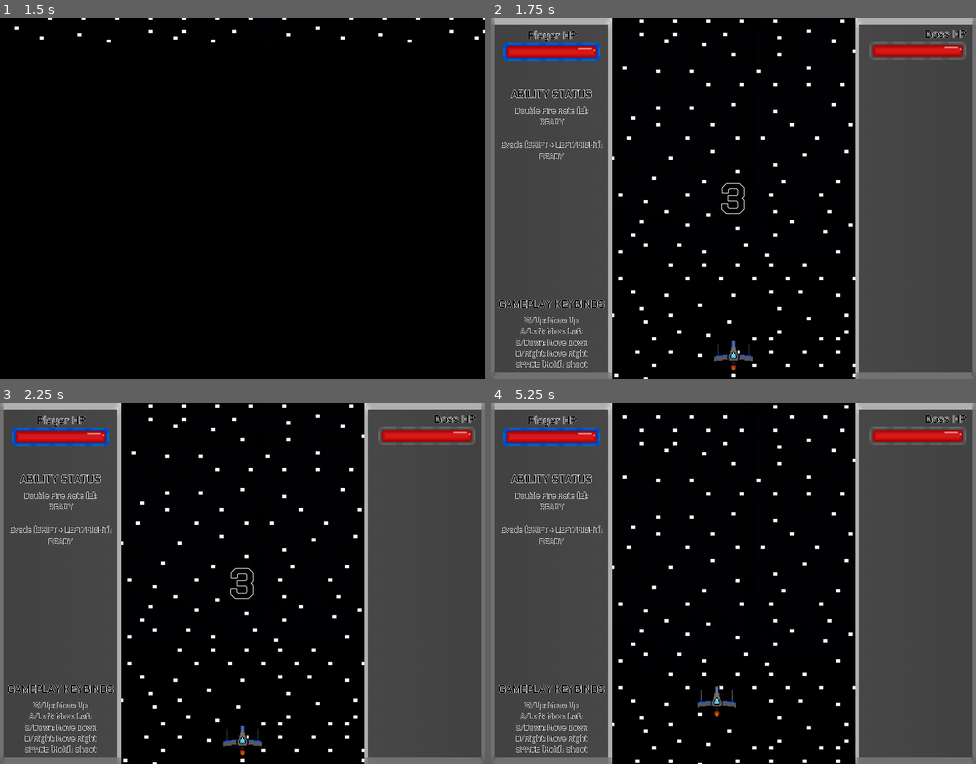
Above: before the commit, frames 1-4 (two rows, left to right).
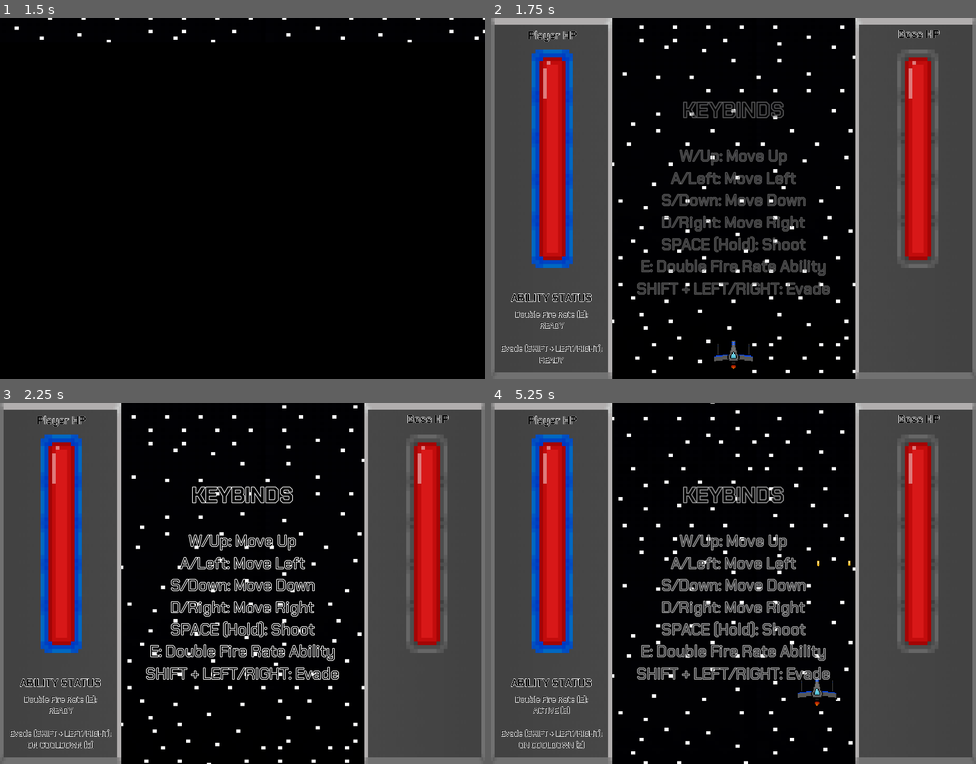
Above: after the commit, the same moments.

Repository: Cecilist/Final-BossFightBulletShooter
Game: Godot game, scene res://Menu/MainMenu.tscn
The game is run twice, just before and just after one commit, with the same random seed, the same clock (stepped at 60 frames per second) and the same inputs.
Inputs:
- Up to frame 1 (1.5 s): click "PLAY" at 0.5 s; click "PLAY" at 1.25 s
- Up to frame 2 (1.75 s): no input
- Up to frame 3 (2.25 s): tap Enter (play_game) at 2 s; hold D (move_right) from 2.03 s (still down); hold Shift (evade) from 2.03 s (still down)
- Up to frame 4 (5.25 s): release D (move_right) at 2.78 s; release Shift (evade) at 2.78 s; hold S (move_down) 2.78-3.53 s; tap one key every 0.75 s from 2.85 s: E (fire_rate_ability) Enter (play_game) Space (shoot) Tab (to_next_screen); hold D (move_right) 3.53-4.28 s; hold W (move_up) 4.28-5.03 s; hold A (move_left) from 5.03 s (still down)

Frame 1 is identical in both runs. In frame 2, 19% of the frame differs, in the area x 1-98%, y 0-100%; in frame 3, 18%; in frame 4, 19%.

Commit message:
Update HUD

Diff:
--- a/project/HUD/HUD.tscn
+++ b/project/HUD/HUD.tscn
@@ -34,16 +34,6 @@
 font_data = ExtResource( 6 )
 
 [sub_resource type="DynamicFont" id=6]
-size = 48
-outline_size = 2
-font_data = ExtResource( 6 )
-
-[sub_resource type="DynamicFont" id=7]
-size = 64
-outline_size = 2
-font_data = ExtResource( 7 )
-
-[sub_resource type="DynamicFont" id=8]
 size = 48
 outline_size = 2
 font_data = ExtResource( 6 )
@@ -84,21 +74,25 @@
 }
 
 [node name="PlayerHealth" type="Sprite" parent="PlayerHUD"]
-position = Vector2( -229.828, -4.14578 )
+position = Vector2( -59.1267, 1342.23 )
+rotation = -1.5708
+scale = Vector2( 2.25, 2.25 )
 texture = ExtResource( 1 )
 centered = false
 
 [node name="PlayerHealthOutline" type="Sprite" parent="PlayerHUD"]
-position = Vector2( 60.1719, 50.8542 )
+position = Vector2( 65, 690 )
+rotation = -1.5708
+scale = Vector2( 2.25, 2.25 )
 texture = ExtResource( 4 )
 
 [node name="AbilityCooldownLabel" type="Label" parent="PlayerHUD"]
 anchor_left = 0.624
 anchor_right = 0.624
 margin_left = -181.922
-margin_top = 260.936
+margin_top = 1479.68
 margin_right = 299.078
-margin_bottom = 344.936
+margin_bottom = 1563.68
 custom_fonts/font = SubResource( 2 )
 custom_colors/font_color = Color( 0, 0, 0, 1 )
 text = "ABILITY STATUS"
@@ -108,9 +102,9 @@
 
 [node name="FireRateAbilityLabel" type="Label" parent="PlayerHUD"]
 margin_left = -280.0
-margin_top = 372.0
+margin_top = 1590.75
 margin_right = 399.0
-margin_bottom = 435.0
+margin_bottom = 1653.75
 custom_fonts/font = SubResource( 3 )
 custom_colors/font_color = Color( 0, 0, 0, 1 )
 text = "Double Fire Rate (E):"
@@ -122,9 +116,9 @@
 
 [node name="FireRateStatusLabel" type="Label" parent="PlayerHUD"]
 margin_left = -278.0
-margin_top = 438.0
+margin_top = 1656.75
 margin_right = 400.0
-margin_bottom = 501.0
+margin_bottom = 1719.75
 custom_fonts/font = SubResource( 4 )
 custom_colors/font_color = Color( 0, 0, 0, 1 )
 text = "READY"
@@ -136,9 +130,9 @@
 
 [node name="EvadeAbilityLabel" type="Label" parent="PlayerHUD"]
 margin_left = -279.0
-margin_top = 575.0
+margin_top = 1793.75
 margin_right = 400.0
-margin_bottom = 638.0
+margin_bottom = 1856.75
 custom_fonts/font = SubResource( 5 )
 custom_colors/font_color = Color( 0, 0, 0, 1 )
 text = "Evade (SHIFT + LEFT/RIGHT):"
@@ -150,44 +144,12 @@
 
 [node name="EvadeStatusLabel" type="Label" parent="PlayerHUD"]
 margin_left = -282.0
-margin_top = 645.656
+margin_top = 1864.4
 margin_right = 401.0
-margin_bottom = 708.656
+margin_bottom = 1927.4
 custom_fonts/font = SubResource( 6 )
 custom_colors/font_color = Color( 0, 0, 0, 1 )
 text = "READY"
-align = 1
-valign = 1
-__meta__ = {
-"_edit_use_anchors_": false
-}
-
-[node name="GameplayKeybindsHeader" type="Label" parent="PlayerHUD"]
-margin_left = -271.223
-margin_top = 1519.39
-margin_right = 389.777
-margin_bottom = 1603.39
-custom_fonts/font = SubResource( 7 )
-custom_colors/font_color = Color( 0, 0, 0, 1 )
-text = "GAMEPLAY KEYBINDS"
-align = 1
-valign = 1
-__meta__ = {
-"_edit_use_anchors_": false
-}
-
-[node name="GameplayKeybindsLabel" type="Label" parent="PlayerHUD"]
-margin_left = -161.27
-margin_top = 1592.54
-margin_right = 279.73
-margin_bottom = 1985.54
-custom_fonts/font = SubResource( 8 )
-custom_colors/font_color = Color( 0, 0, 0, 1 )
-text = "W/Up: Move Up
-A/Left: Move Left
-S/Down: Move Down
-D/Right: Move Right
-SPACE (Hold): Shoot"
 align = 1
 valign = 1
 __meta__ = {
@@ -205,18 +167,22 @@
 flip_h = true
 
 [node name="BossHealth" type="Sprite" parent="BossHUD"]
-position = Vector2( -326.022, -10.5026 )
+position = Vector2( -158.966, 1342.38 )
+rotation = -1.5708
+scale = Vector2( 2.25, 2.25 )
 texture = ExtResource( 1 )
 centered = false
 
 [node name="BossHealthOutline" type="Sprite" parent="BossHUD"]
-position = Vector2( -36.022, 44.4974 )
+position = Vector2( -35, 690 )
+rotation = -1.5708
+scale = Vector2( 2.25, 2.25 )
 texture = ExtResource( 2 )
 
 [node name="BossHPLabel" type="Label" parent="BossHUD"]
-margin_left = 6.20404
+margin_left = -155.016
 margin_top = -95.5026
-margin_right = 254.204
+margin_right = 92.9838
 margin_bottom = -11.5026
 custom_fonts/font = SubResource( 9 )
 custom_colors/font_color = Color( 0, 0, 0, 1 )
@@ -226,8 +192,3 @@
 __meta__ = {
 "_edit_use_anchors_": false
 }
-
-[node name="Label" type="Label" parent="."]
-margin_left = 1451.0
-margin_right = 1491.0
-margin_bottom = 14.0
--- a/project/Level/Level.gd
+++ b/project/Level/Level.gd
@@ -2,7 +2,7 @@
 extends Node2D
 
 
-var is_paused: bool = true
+var is_paused: bool = false
 var is_game_over: bool = false
 var is_won_game: bool = false
 var is_unpaused: bool= true
@@ -13,10 +13,10 @@
 
 
 func _ready():
-	$Timers/UnpauseTimer.start()
-	get_tree().paused = true
+	$Overlay/Transition.fade_in()
 	is_game_over = false
 	is_won_game = false
+	$AnimationPlayer.play("ShowKeybinds")
 
 
 func _input(_event):
@@ -45,11 +45,11 @@
 		_show_unpause_timer()
 
 
-	$Overlay/HUD/PlayerHUD/PlayerHealth.scale.x = $Player.player_health_percent
+	$Overlay/HUD/PlayerHUD/PlayerHealth.scale.x = 2.25 * $Player.player_health_percent
 	if $Player.player_health_percent == 0:
 		show_game_over()
 
-	$Overlay/HUD/BossHUD/BossHealth.scale.x = $Boss.boss_health_percent
+	$Overlay/HUD/BossHUD/BossHealth.scale.x = 2.25 * $Boss.boss_health_percent
 	if $Boss.boss_health_percent == 0:
 		show_won_game()
 
@@ -70,8 +70,7 @@
 	is_paused = true
 	if is_won_game == false and is_game_over == false:
 		is_unpaused = false
-		$Overlay/PauseMenu/InGameResumeButton.disabled = false # Previous position: -45, 170
-#		$Overlay/PauseMenu/InGameRestartButton.disabled = false
+		$Overlay/PauseMenu/InGameResumeButton.disabled = false
 		$Overlay/PauseMenu/InGameToMenuButton.disabled = false
 		$Overlay/PauseMenu/InGameQuitButton.disabled = false
 		$Overlay/PauseMenu.visible = true
@@ -80,7 +79,6 @@
 func _unpause_game():
 	is_unpaused = true
 	$Overlay/PauseMenu/InGameResumeButton.disabled = true
-	#$Overlay/PauseMenu/InGameRestartButton.disabled = true #currently breaks game
 	$Overlay/PauseMenu/InGameToMenuButton.disabled = true
 	$Overlay/PauseMenu/InGameQuitButton.disabled = true
 	$Overlay/PauseMenu.visible = false
@@ -91,7 +89,6 @@
 	is_game_over = true
 	$Overlay/GameOver.visible = true
 	$Overlay/EndButtons.visible = true
-	#$Overlay/EndButtons/ReplayButton.disabled = false #currently breaks game
 	$Overlay/EndButtons/ToMenuButton.disabled = false
 	$Overlay/EndButtons/QuitButton.disabled = false
 
@@ -100,7 +97,6 @@
 	is_won_game = true
 	$Overlay/WonGame.visible = true
 	$Overlay/EndButtons.visible = true
-#	$Overlay/EndButtons/ReplayButton.disabled = false #currently breaks game
 	$Overlay/EndButtons/ToMenuButton.disabled = false
 	$Overlay/EndButtons/QuitButton.disabled = false
 
--- a/project/Level/Level.tscn
+++ b/project/Level/Level.tscn
@@ -6,6 +6,8 @@
 [ext_resource path="res://Font/ChakraPetch-SemiBold.ttf" type="DynamicFontData" id=4]
 [ext_resource path="res://Level/Level.gd" type="Script" id=5]
 [ext_resource path="res://HUD/HUD.tscn" type="PackedScene" id=6]
+[ext_resource path="res://Transitions/Transition.tscn" type="PackedScene" id=7]
+[ext_resource path="res://Font/ChakraPetch-Regular.ttf" type="DynamicFontData" id=8]
 
 [sub_resource type="SegmentShape2D" id=1]
 a = Vector2( 0, 544.57 )
@@ -79,46 +81,49 @@
 outline_size = 2
 font_data = ExtResource( 3 )
 
-[sub_resource type="Shader" id=18]
-code = "shader_type canvas_item;
-
-uniform float percent = 1;
-
-void fragment() {
-	vec4 color = vec4(0,0,0,255);
-
-	if (UV.y < percent) {
-		COLOR = color;
-	}
-	else {
-		COLOR = vec4(0,0,0,0);
-	}
-}"
-
-[sub_resource type="ShaderMaterial" id=19]
-shader = SubResource( 18 )
-shader_param/percent = 0.0
-
-[sub_resource type="RectangleShape2D" id=16]
+[sub_resource type="RectangleShape2D" id=18]
 extents = Vector2( 657.375, 10 )
 
-[sub_resource type="RectangleShape2D" id=17]
+[sub_resource type="RectangleShape2D" id=19]
 extents = Vector2( 18.1653, 624.438 )
 
 [sub_resource type="Animation" id=20]
-resource_name = "FadeIn"
+resource_name = "ShowKeybinds"
+length = 4.0
 tracks/0/type = "value"
-tracks/0/path = NodePath("Overlay/ColorRect:material:shader_param/percent")
+tracks/0/path = NodePath("Keybinds/KeybindHeaderLabel:self_modulate")
 tracks/0/interp = 1
 tracks/0/loop_wrap = true
 tracks/0/imported = false
 tracks/0/enabled = true
 tracks/0/keys = {
-"times": PoolRealArray( 0, 1 ),
-"transitions": PoolRealArray( 1, 1 ),
+"times": PoolRealArray( 0, 0.5, 3.5, 4 ),
+"transitions": PoolRealArray( 1, 1, 1, 1 ),
 "update": 0,
-"values": [ 1.0, 0.0 ]
-}
+"values": [ Color( 1, 1, 1, 0 ), Color( 1, 1, 1, 1 ), Color( 1, 1, 1, 1 ), Color( 1, 1, 1, 0 ) ]
+}
+tracks/1/type = "value"
+tracks/1/path = NodePath("Keybinds/KeybindLabel:self_modulate")
+tracks/1/interp = 1
+tracks/1/loop_wrap = true
+tracks/1/imported = false
+tracks/1/enabled = true
+tracks/1/keys = {
+"times": PoolRealArray( 0, 0.5, 3.5, 4 ),
+"transitions": PoolRealArray( 1, 1, 1, 1 ),
+"update": 0,
+"values": [ Color( 1, 1, 1, 0 ), Color( 1, 1, 1, 1 ), Color( 1, 1, 1, 1 ), Color( 1, 1, 1, 0 ) ]
+}
+
+[sub_resource type="DynamicFont" id=21]
+size = 64
+outline_size = 2
+font_data = ExtResource( 3 )
+
+[sub_resource type="DynamicFont" id=22]
+size = 48
+outline_size = 2
+font_data = ExtResource( 8 )
 
 [node name="Level" type="Node2D"]
 pause_mode = 2
@@ -412,15 +417,10 @@
 "_edit_use_anchors_": false
 }
 
-[node name="ColorRect" type="ColorRect" parent="Overlay"]
-visible = false
-material = SubResource( 19 )
-margin_right = 1450.0
-margin_bottom = 1080.0
-color = Color( 0, 0, 0, 1 )
-__meta__ = {
-"_edit_use_anchors_": false
-}
+[node name="Transition" parent="Overlay" instance=ExtResource( 7 )]
+visible = false
+position = Vector2( 725, 540 )
+z_index = 5
 
 [node name="Timers" type="Node" parent="."]
 
@@ -432,22 +432,67 @@
 
 [node name="CollisionShape2D" type="CollisionShape2D" parent="BulletDespawnPoint"]
 position = Vector2( 360.338, -71.4718 )
-shape = SubResource( 16 )
+shape = SubResource( 18 )
 
 [node name="CollisionShape2D2" type="CollisionShape2D" parent="BulletDespawnPoint"]
 position = Vector2( 360.338, 1138.97 )
-shape = SubResource( 16 )
+shape = SubResource( 18 )
 
 [node name="CollisionShape2D3" type="CollisionShape2D" parent="BulletDespawnPoint"]
 position = Vector2( -275.785, 536.394 )
-shape = SubResource( 17 )
+shape = SubResource( 19 )
 
 [node name="CollisionShape2D4" type="CollisionShape2D" parent="BulletDespawnPoint"]
 position = Vector2( 1028.36, 536.394 )
-shape = SubResource( 17 )
+shape = SubResource( 19 )
 
 [node name="AnimationPlayer" type="AnimationPlayer" parent="."]
-anims/FadeIn = SubResource( 20 )
+anims/ShowKeybinds = SubResource( 20 )
+
+[node name="Keybinds" type="Control" parent="."]
+self_modulate = Color( 1, 1, 1, 0 )
+margin_top = 98.7781
+margin_right = 40.0
+margin_bottom = 138.778
+__meta__ = {
+"_edit_use_anchors_": false
+}
+
+[node name="KeybindHeaderLabel" type="Label" parent="Keybinds"]
+self_modulate = Color( 1, 1, 1, 0 )
+margin_left = 205.0
+margin_top = 135.975
+margin_right = 515.0
+margin_bottom = 219.975
+custom_fonts/font = SubResource( 21 )
+custom_colors/font_color = Color( 0, 0, 0, 1 )
+text = "KEYBINDS"
+align = 1
+valign = 1
+__meta__ = {
+"_edit_use_anchors_": false
+}
+
+[node name="KeybindLabel" type="Label" parent="Keybinds"]
+self_modulate = Color( 1, 1, 1, 0 )
+margin_left = 62.0
+margin_top = 281.817
+margin_right = 658.0
+margin_bottom = 740.817
+custom_fonts/font = SubResource( 22 )
+custom_colors/font_color = Color( 0, 0, 0, 1 )
+text = "W/Up: Move Up
+A/Left: Move Left
+S/Down: Move Down
+D/Right: Move Right
+SPACE (Hold): Shoot
+E: Double Fire Rate Ability
+SHIFT + LEFT/RIGHT: Evade"
+align = 1
+valign = 1
+__meta__ = {
+"_edit_use_anchors_": false
+}
 
 [connection signal="pressed" from="Overlay/PauseMenu/InGameResumeButton" to="." method="_on_InGameResumeButton_pressed"]
 [connection signal="pressed" from="Overlay/PauseMenu/InGameRestartButton" to="." method="_on_InGameRestartButton_pressed"]
Not shown: 1 places in project/HUD/HUD.tscn that only renumber resources
Not shown: 1 places in project/Level/Level.tscn that only renumber resources
